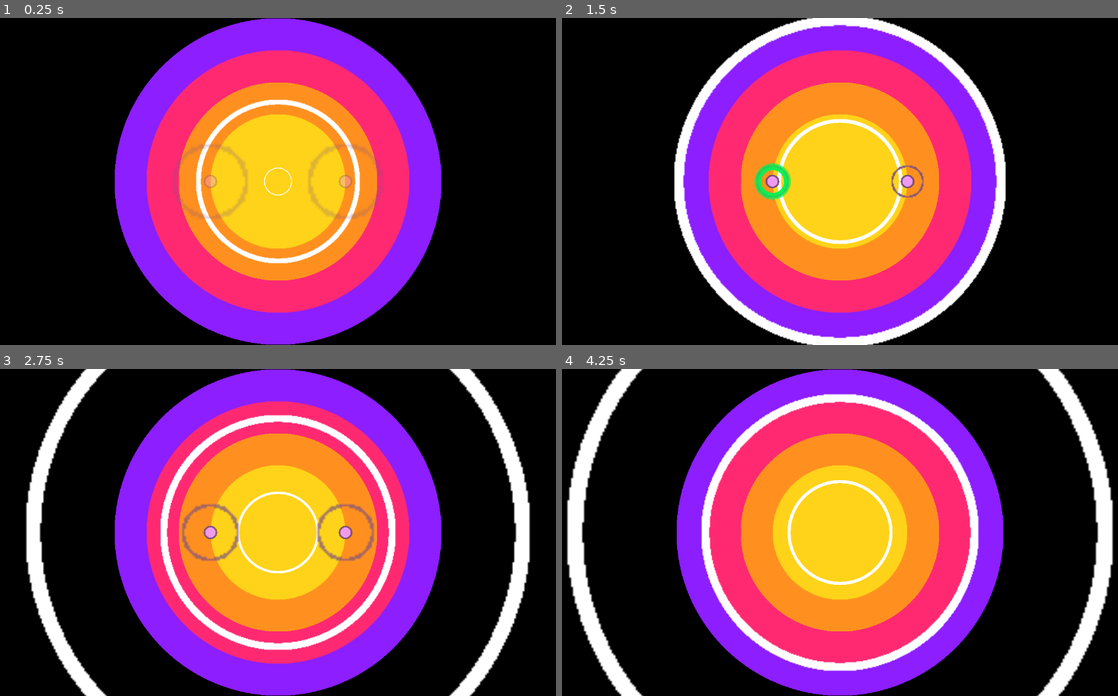
Above: before the commit, frames 1-4 (two rows, left to right).
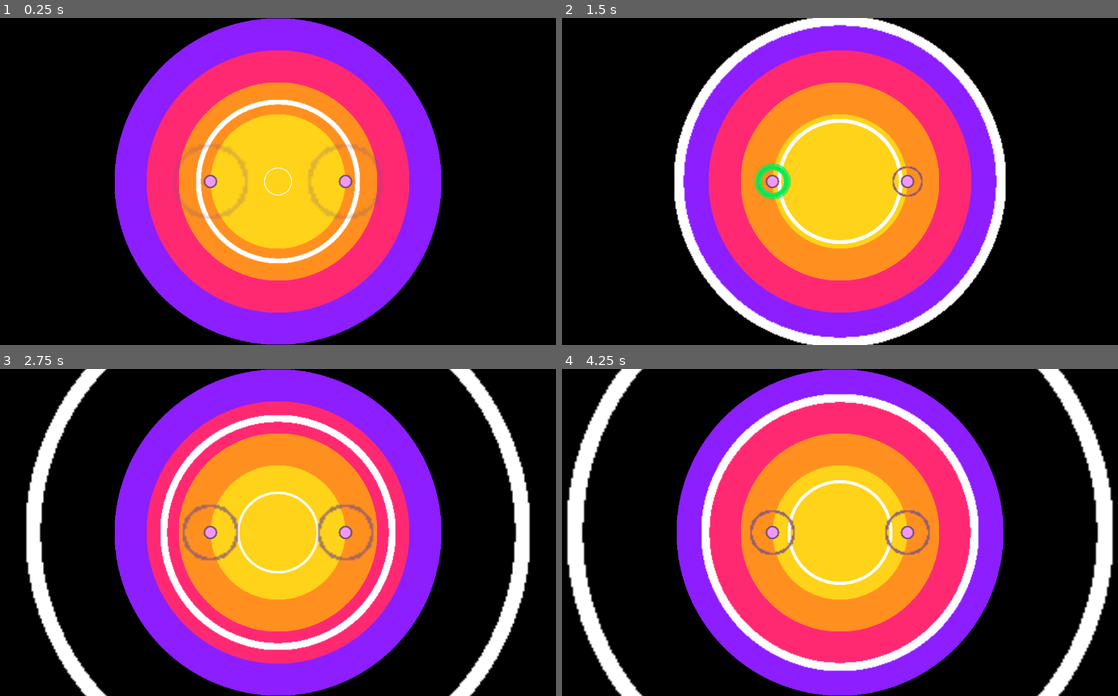
Above: after the commit, the same moments.

Repository: wispykey/epicenter
Game: Godot game, scene res://Main.tscn
The game is run twice, just before and just after one commit, with the same random seed, the same clock (stepped at 60 frames per second) and the same inputs. Sound files missing from this copy of the repository are replaced by a short silence.
Inputs:
- Up to frame 1 (0.25 s): no input
- Up to frame 2 (1.5 s): hold J (hit_ring1_right) 0.53-1.28 s; hold F (hit_ring1_left) from 1.28 s (still down)
- Up to frame 3 (2.75 s): release F (hit_ring1_left) at 2.03 s; hold J (hit_ring1_right) from 2.03 s (still down)
- Up to frame 4 (4.25 s): tap Enter at 3.5 s; release J (hit_ring1_right) at 3.53 s; hold F (hit_ring1_left) from 3.53 s (still down)

The runs differ from the first frame. In frame 1, 0.2% of the frame differs, in the area x 36-64%, y 47-53%; in frame 2, 0.2%; in frame 3, less than 0.1%; in frame 4, 0.7%, in the area x 33-67%, y 43-57%.

Commit message:
Beat markers last a little overtime

Diff:
--- a/Circles/BeatMarker.tscn
+++ b/Circles/BeatMarker.tscn
@@ -35,7 +35,6 @@
 [node name="Timer" type="Timer" parent="."]
 wait_time = 2.0
 one_shot = true
-autostart = true
 
 [node name="TimingRing" type="Sprite2D" parent="."]
 texture = SubResource("GradientTexture2D_w2220")
--- a/Circles/beat_marker.gd
+++ b/Circles/beat_marker.gd
@@ -2,13 +2,18 @@
 
 @onready var indicator := $TimingRing
 
-var extra_duration_ratio = 1.0
+var extra_duration_ratio = 1.2
 var measure_time_elapsed = 0.0
 var start_scale = Vector2(6.0, 6.0)
-var end_scale = Vector2(1.0, 1.0)
+var end_scale = Vector2(0.8, 0.8)
+
+# Hard-coded to one measure at 120 BPM
+var base_wait_time: float = 2.0
 
 func _ready() -> void:
+	$Timer.wait_time = 2.0 * extra_duration_ratio
 	$Timer.timeout.connect(_on_timer_timeout)
+	$Timer.start()
 
 
 func _on_timer_timeout():
--- a/main.gd
+++ b/main.gd
@@ -66,6 +66,11 @@
 func _input(event: InputEvent) -> void:
 	if event.is_action_pressed("hit_ring1_right"):
 		print("HIT Ring1 R")
+		# Check if there is a beat marker currently there
+		# If so, remove the least recently added one (there may be multiple)
+			# And, compute score based on input timing relative to the beat
+		# Otherwise, play some sort of 'oops' noise and VFX
+
 		var radar_blip = blip_vfx_scene.instantiate()
 		radar_blip.position = LEFT_MARKER_QUARTER_NOTE_POSITIONS[0] + BLIP_VFX_OFFSET
 		add_child(radar_blip)
@@ -164,13 +169,13 @@
 		indicator.scale = Vector2(new_scale, new_scale)
 
 	for marker in $BeatMarkers.get_children():
-		var t = marker.measure_time_elapsed / (measure_length * marker.extra_duration_ratio)
+		var t = marker.measure_time_elapsed / (measure_length)
 		var lerp_progress = lerp(marker.start_scale.x, marker.end_scale.x, t)
 		var new_scale = lerp_progress
 		var new_opacity = ease(t, 0.4)
 		marker.indicator.scale = Vector2(new_scale, new_scale)
 		marker.indicator.self_modulate.a = new_opacity
-		marker.self_modulate.a = new_opacity * 1.4
+		# marker.self_modulate.a = new_opacity * 1.4
 
 
 func _on_sixteenth_notes_update_time_elapsed(_count):
@@ -213,6 +218,7 @@
 			var marker = beat_marker_scene.instantiate()
 			marker.position = LEFT_MARKER_QUARTER_NOTE_POSITIONS[marker_timing - 1]
 			$BeatMarkers.add_child(marker)
+
 	else:
 		if current_measure in right_side_spawn_timings:
 			for marker_timing in right_side_spawn_timings[current_measure]:
